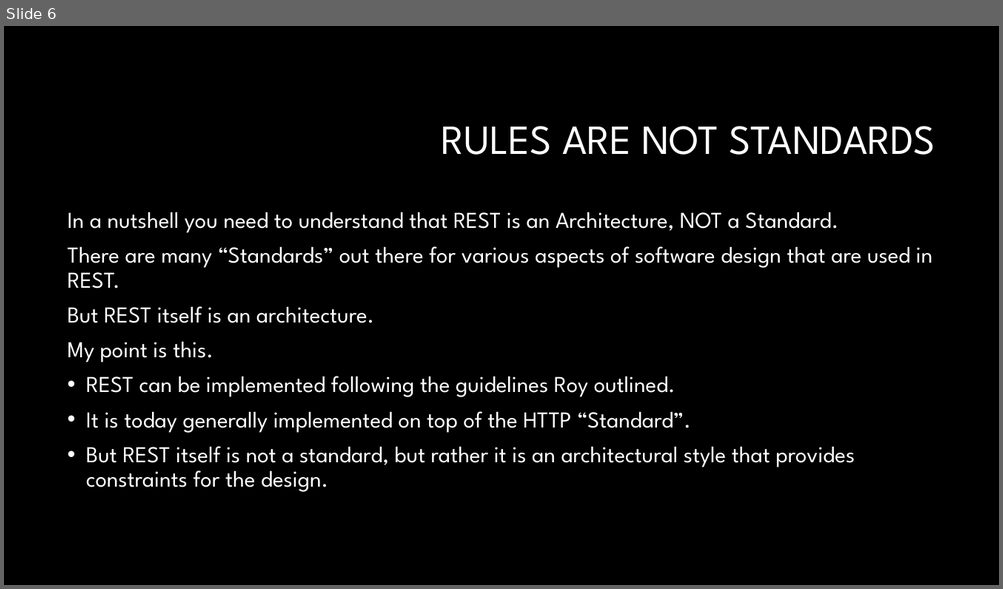
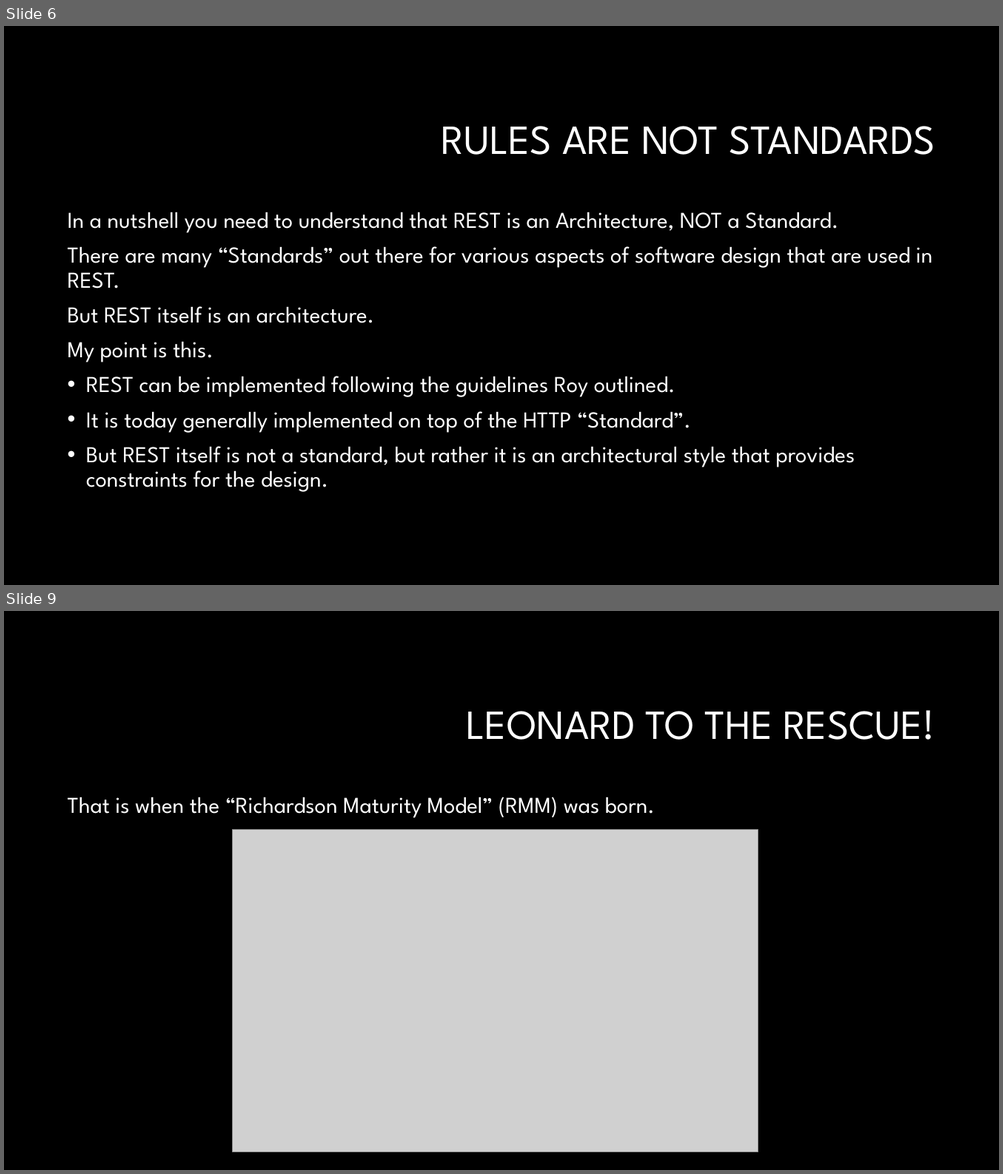
Before and after one commit to RonGarlit/RESTfulApiDemo, a slide deck: RESTful API the HATEOAS Way.pptx. Shown one above the other, each under a label of ours: slide 6 before the commit, slides 6 and 9 after it; the slides between them are not shown. The pictures are 1003x589 and 1003x1174 pixels, drawn with LibreOffice and Linux fonts; fonts in the diff are those of the drawing; grey boxes stand for pictures; background and template pictures are left out. Boxes give left, top, right and bottom in pixels: in the first picture for what was removed or moved away, otherwise in the second. Text is boxed around its words. In the diff, an @@ line names an element or a change of style, - is before the commit and + after.

```diff
--- a/RESTful API the HATEOAS Way.pptx
+++ b/RESTful API the HATEOAS Way.pptx
@@ slide 9 added at (4,611,999,1170), background #000000 @@
@@ title added at (466,710,935,740), 40 pt, text #FFFFFF @@
+LEONARD TO THE RESCUE!
@@ text added at (68,797,654,818), 22 pt, text #FFFFFF @@
+That is when the “Richardson Maturity Model” (RMM) was born.
@@ picture added at (233,829,758,1153) @@
```
Also in this commit, not shown: 1 slide changed, 9 other slides added.
